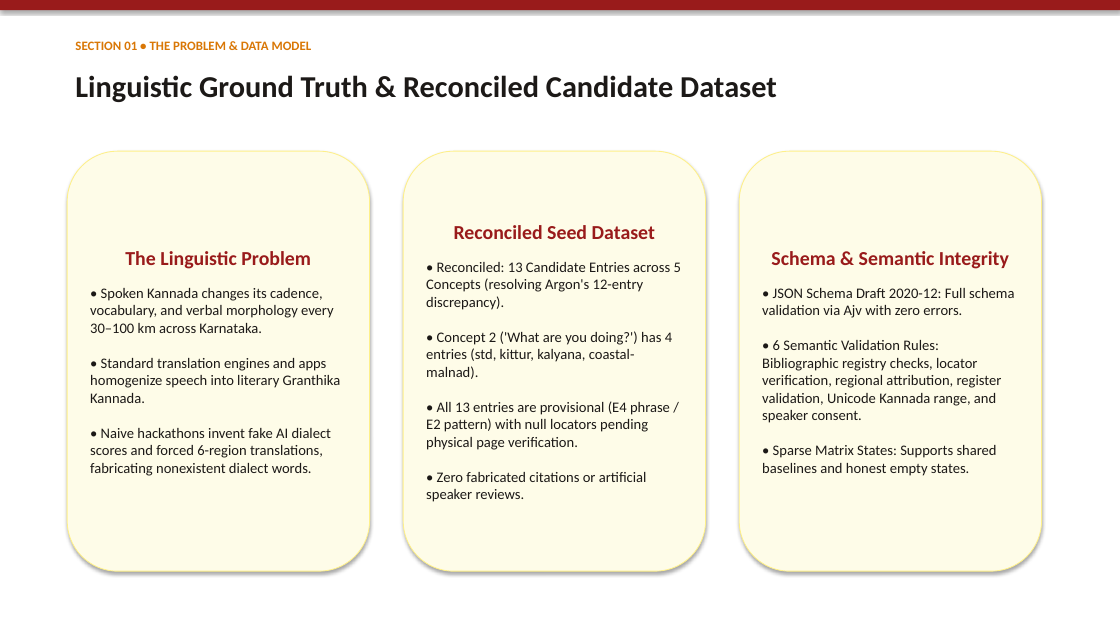
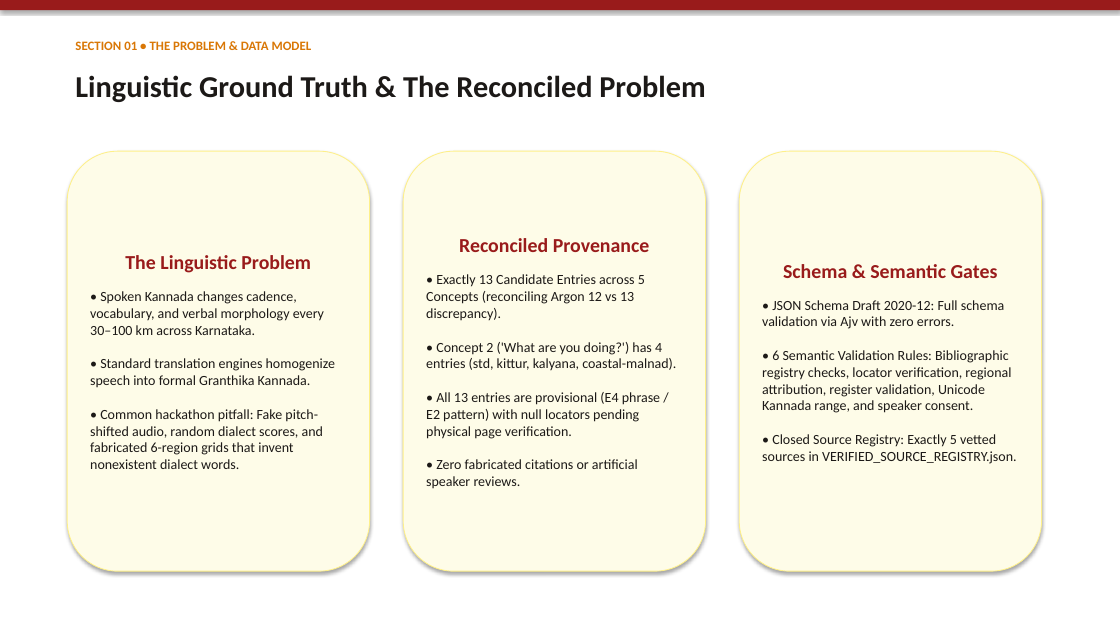
Before and after one commit to anandaram240-wq/yatrika-ai, a slide deck: slide 2 of Namma_Kannada_Regional_Explorer_Presentation.pptx. Drawn at 1120x630 pixels with LibreOffice and Linux fonts; fonts in the diff are those of the drawing. Boxes give left, top, right and bottom in pixels: in the first picture for what was removed or moved away, otherwise in the second. Text is boxed around its words. In the diff, an @@ line names an element or a change of style, - is before the commit and + after.

Commit message:
feat(phase-5): implement Phrase Passport, Morpheme-Shift X-Ray, Knowledge-Gap view, and 25 Vitest tests

```diff
--- a/Namma_Kannada_Regional_Explorer_Presentation.pptx
+++ b/Namma_Kannada_Regional_Explorer_Presentation.pptx
@@ text at [75, 75, 705, 102]: text changed @@
-Linguistic Ground Truth & Reconciled Candidate Dataset
+Linguistic Ground Truth & The Reconciled Problem
@@ text in rounded rectangle at [426, 238, 676, 488]: text changed; size 12.5 to 12 pt @@
-Reconciled Seed Dataset
-• Reconciled: 13 Candidate Entries across 5 Concepts (resolving Argon's 12-entry discrepancy).
-• Concept 2 ('What are you doing?') has 4 entries (std, kittur, kalyana, coastal-malnad).
-• All 13 entries are provisional (E4 phrase / E2 pattern) with null locators pending physical page verification.
-• Zero fabricated citations or artificial speaker reviews.
+Reconciled Provenance
+• Exactly 13 Candidate Entries across 5 Concepts (reconciling Argon 12 vs 13 discrepancy).
+• Concept 2 ('What are you doing?') has 4 entries (std, kittur, kalyana, coastal-malnad).
+• All 13 entries are provisional (E4 phrase / E2 pattern) with null locators pending physical page verification.
+• Zero fabricated citations or artificial speaker reviews.
@@ text in rounded rectangle at [762, 264, 1016, 464]: text changed; size 12.5 to 12 pt @@
-Schema & Semantic Integrity
-• JSON Schema Draft 2020-12: Full schema validation via Ajv with zero errors.
-• 6 Semantic Validation Rules: Bibliographic registry checks, locator verification, regional attribution, register validation, Unicode Kannada range, and speaker consent.
-• Sparse Matrix States: Supports shared baselines and honest empty states.
+Schema & Semantic Gates
+• JSON Schema Draft 2020-12: Full schema validation via Ajv with zero errors.
+• 6 Semantic Validation Rules: Bibliographic registry checks, locator verification, regional attribution, register validation, Unicode Kannada range, and speaker consent.
+• Closed Source Registry: Exactly 5 vetted sources in VERIFIED_SOURCE_REGISTRY.json.
@@ text in rounded rectangle at [90, 291, 335, 469]: text changed; size 12.5 to 12 pt @@
-• Spoken Kannada changes its cadence, vocabulary, and verbal morphology every 30–100 km across Karnataka.
-• Standard translation engines and apps homogenize speech into literary Granthika Kannada.
-• Naive hackathons invent fake AI dialect scores and forced 6-region translations, fabricating nonexistent dialect words.
+• Spoken Kannada changes cadence, vocabulary, and verbal morphology every 30–100 km across Karnataka.
+• Standard translation engines homogenize speech into formal Granthika Kannada.
+• Common hackathon pitfall: Fake pitch-shifted audio, random dialect scores, and fabricated 6-region grids that invent nonexistent dialect words.
```
Also in this commit, not shown: 4 other slides changed, 3 slides added, 1 slide removed, 13 other files.
